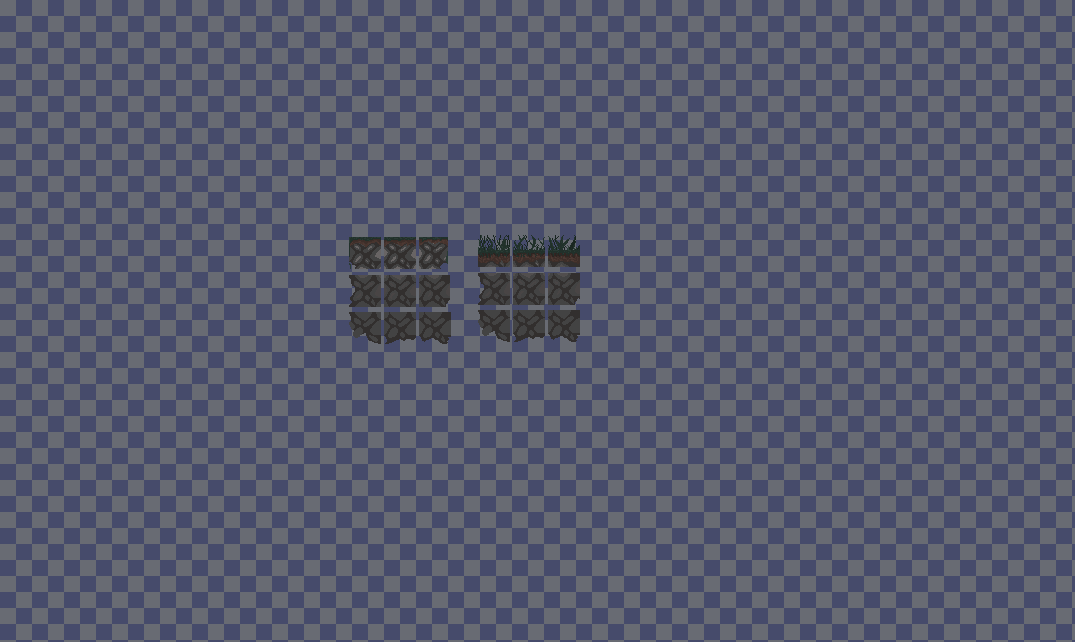
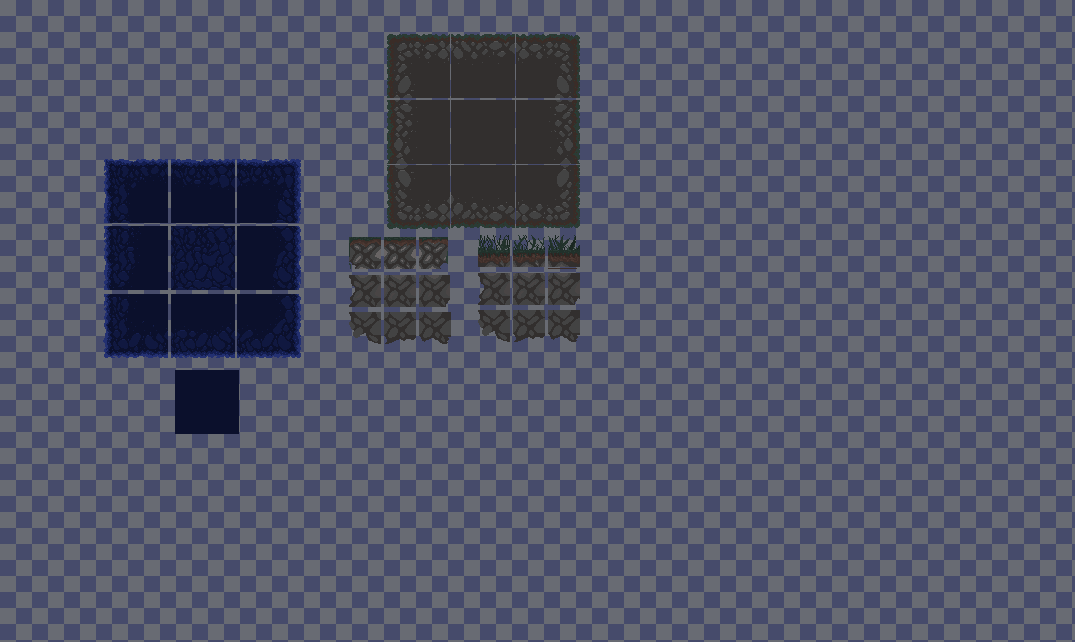
Two versions of the same layered image (1075px x 642px). Layer-by-layer changes:
added layer "9" in group "Платформы" over [387, 165, 450, 229]
added layer "8" in group "Платформы" over [451, 165, 580, 228]
added layer "7" in group "Платформы" over [451, 165, 515, 228]
added layer "6" in group "Платформы" over [387, 100, 450, 164]
added layer "5" in group "Платформы" over [387, 34, 450, 98]
added layer "4" in group "Платформы" over [516, 100, 580, 164]
added layer "3" in group "Платформы" over [516, 34, 580, 98]
added layer "2" in group "Платформы" over [451, 34, 515, 98]
added layer "1" in group "Платформы" over [451, 100, 515, 164]
added group "Задники для пещер 0.2" with 11 layers in group "Платформы" over [103, 159, 301, 434]
added layer "Задник левый вверх" in group "Задники для пещер 0.2" over [104, 159, 168, 223]
added layer "Правый вверх" in group "Задники для пещер 0.2" over [237, 159, 301, 223]
added layer "Задник для пещеры ЛЕВЫЙ" in group "Задники для пещер 0.2" over [104, 226, 168, 290]
added layer "Задник для пещеры ПРАВЫЙ" in group "Задники для пещер 0.2" over [237, 226, 301, 290]
added layer "Верх основа" in group "Задники для пещер 0.2" over [171, 159, 235, 223]
added layer "задник левый низ" in group "Задники для пещер 0.2" over [103, 294, 168, 358]
added layer "задник правый низ" in group "Задники для пещер 0.2" over [237, 294, 301, 358]
added layer "Задник низ центр" in group "Задники для пещер 0.2" over [171, 294, 235, 358]
added layer "Задник для пещеры1 середина" in group "Задники для пещер 0.2" over [171, 226, 235, 290]
added layer "Задник ОСНОВА" in group "Задники для пещер 0.2" over [175, 370, 239, 434]
